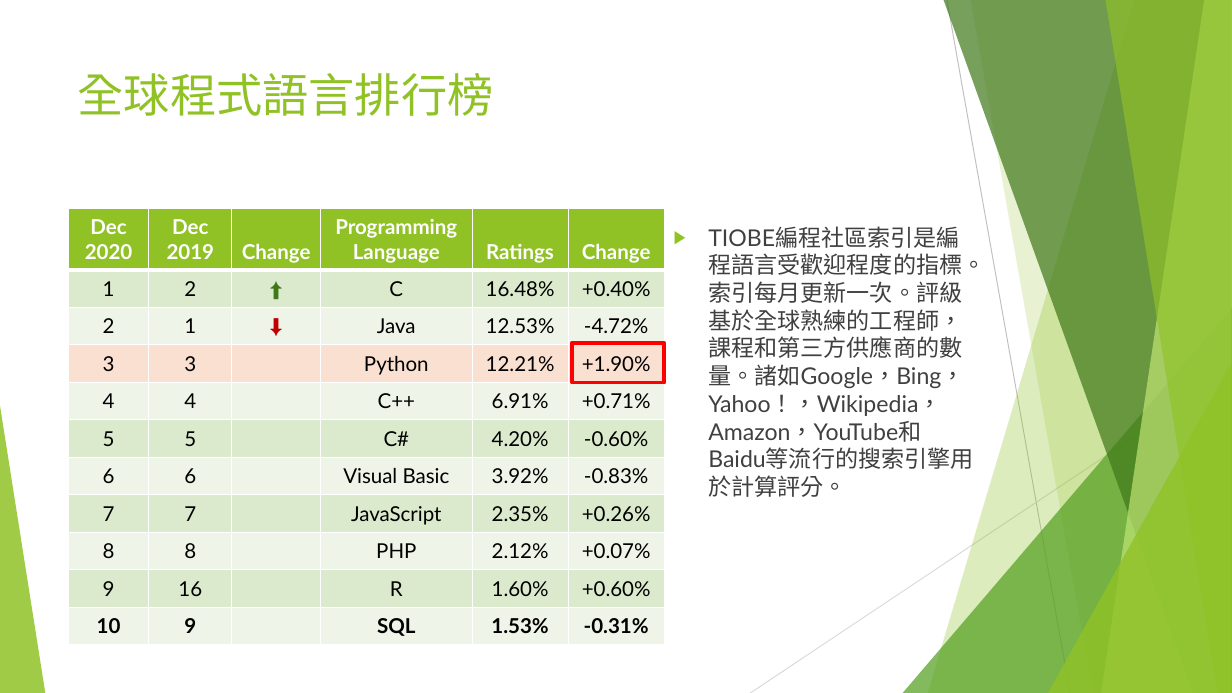
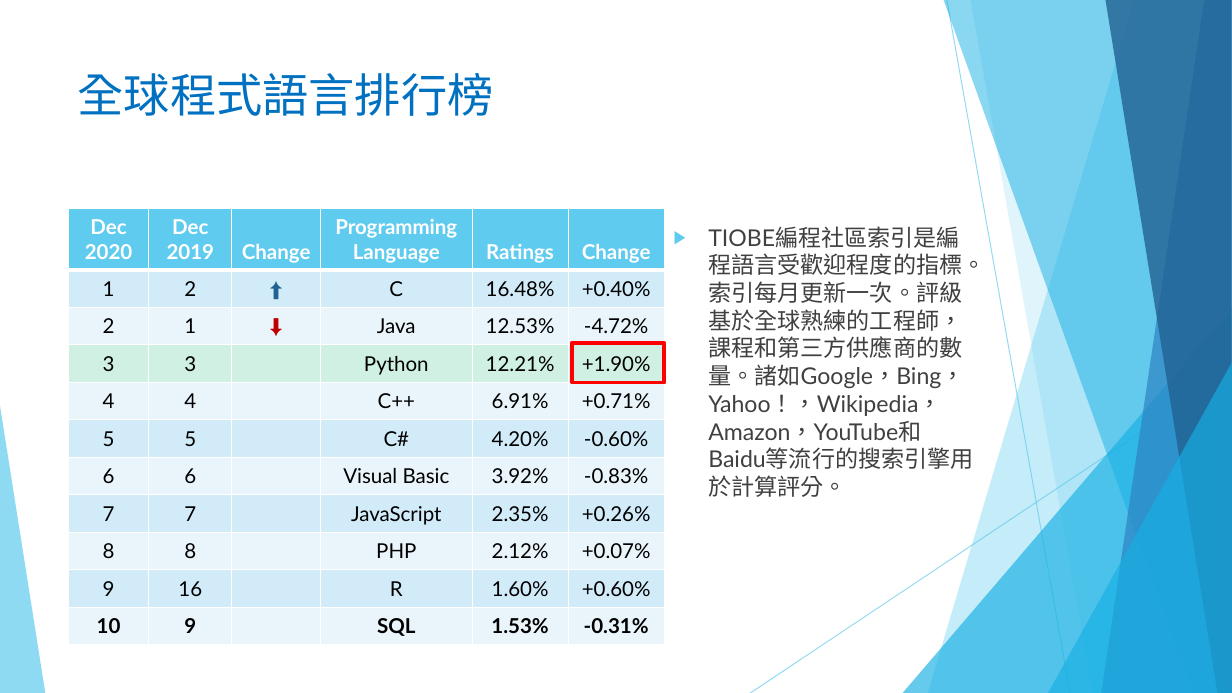
Before and after one commit to liulawsi/My_PPTs, a slide deck: slide 6 of LCC/Python/00_Python簡介.pptx. Drawn at 1232x693 pixels with LibreOffice and Linux fonts; fonts in the diff are those of the drawing; background and template pictures are left out. Boxes give left, top, right and bottom in pixels: in the first picture for what was removed or moved away, otherwise in the second. Text is boxed around its words. In the diff, an @@ line names an element or a change of style, - is before the commit and + after.

```diff
--- a/LCC/Python/00_Python簡介.pptx
+++ b/LCC/Python/00_Python簡介.pptx
@@ freeform shape at (928, 0, 1232, 693): fill #90C226 at 30% opacity to #5FCBEF at 36% opacity @@
@@ freeform shape at (944, 0, 1232, 693): fill #3F7819 at 70% opacity to #17B0E4 at 50% opacity @@
@@ line (947, 0) - (1070, 693): stroke #BFBFBF 0.75 pt to #5FCBEF 0.75 pt @@
@@ freeform shape at (970, 0, 1232, 693): fill #90C226 at 20% opacity to #5FCBEF at 20% opacity @@
@@ freeform shape at (1102, 0, 1232, 693): fill #C0E474 at 70% opacity to #2E83C3 at 70% opacity @@
@@ freeform shape at (1105, 0, 1232, 693): fill #90C226 at 65% opacity to #226292 at 80% opacity @@
@@ title "全球程式語言排行榜" at (78, 73, 494, 116): text colour #90C226 to #0070C0 @@
@@ table at (68, 209, 665, 645) @@
@@ fill #90C226 to #5FCBEF in row 1 @@
@@ fill #DBE9CD to #D2ECF9 in 24 cells @@
@@ fill #EEF4E8 to #EAF6FC in 30 cells @@
@@ fill #FAE0D1 to #CFF0E3 in row 4 @@
@@ text colour #3F7819 to #226292 in "⬆" @@
@@ text "TIOBE編程社區索引是編程語言受歡迎程度的指標。索引每月更新一次。評級基於全球熟練的工程師，課程和第三方供應商的數量。 ..." at (708, 253, 985, 497): bullet colour #90C226 to #5FCBEF @@
@@ triangle at (903, 308, 1232, 693): fill #54A021 at 72% opacity to #17B0E4 at 66% opacity @@
@@ line (1232, 372) - (750, 693): stroke #D9D9D9 0.75 pt to #5FCBEF 0.75 pt @@
@@ triangle at (1048, 363, 1232, 693): fill #90C226 at 80% opacity to #17B0E4 at 66% opacity @@
@@ triangle at (0, 406, 45, 693): fill #90C226 at 85% opacity to #5FCBEF at 70% opacity @@
```
Also in this commit, not shown: 22 other slides changed, 5 other files.
